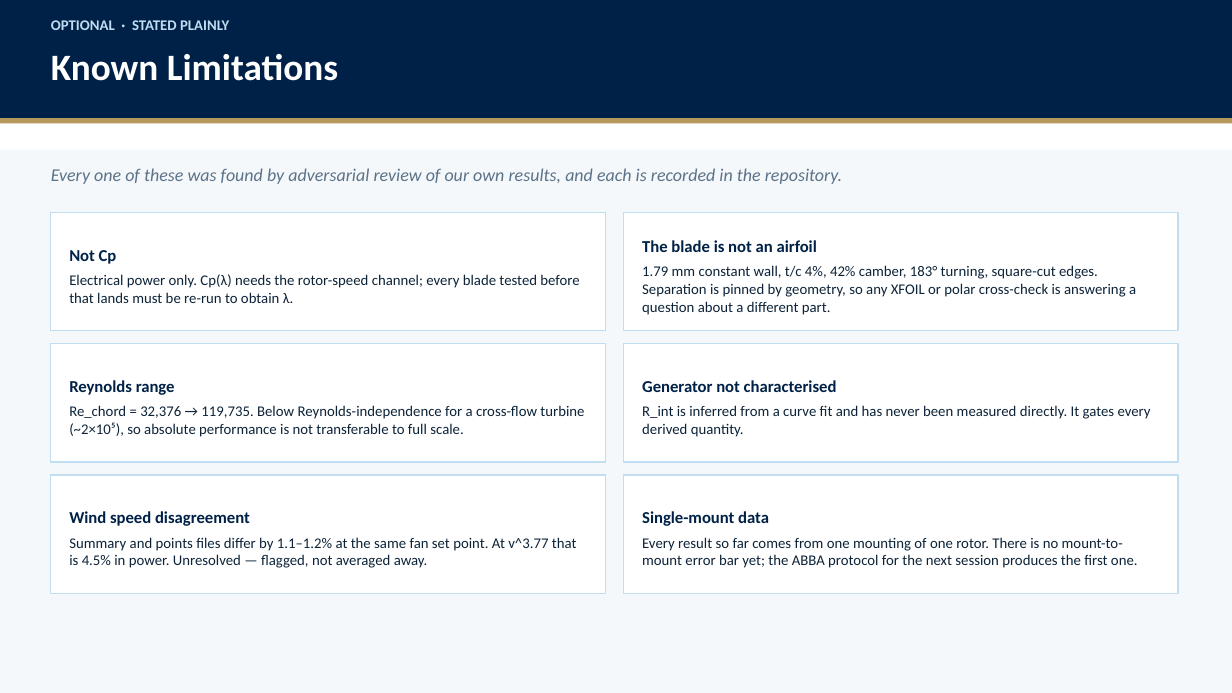
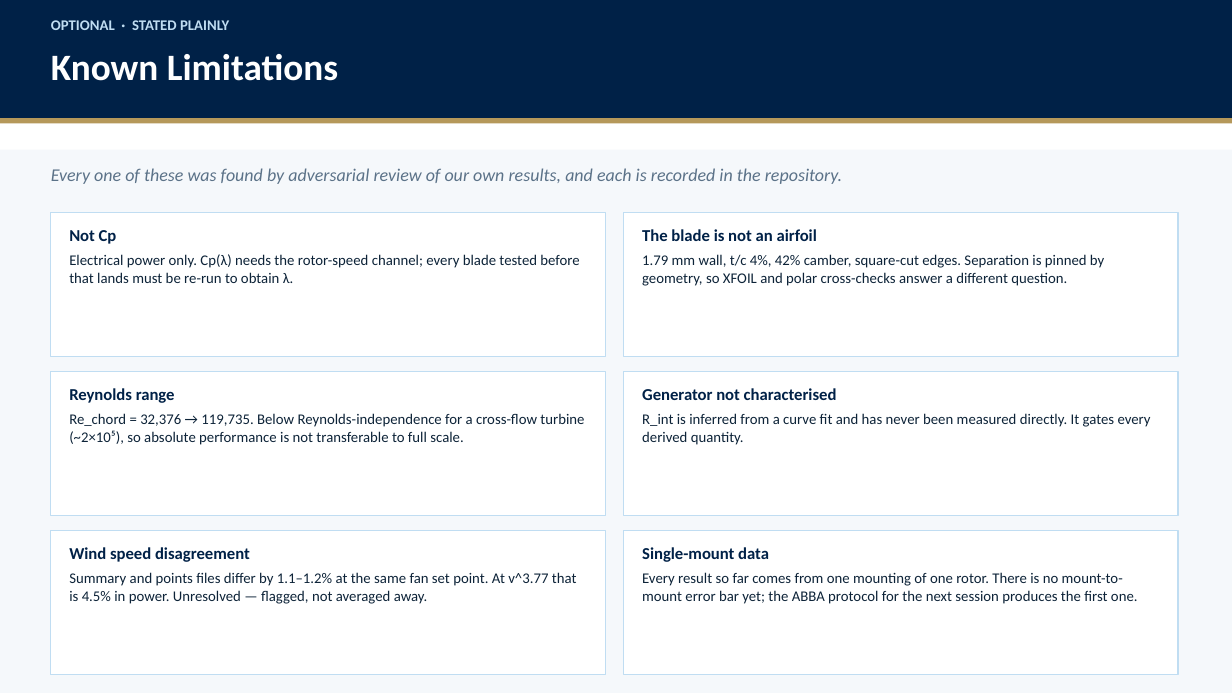
Before and after one commit to stephenseacuello/windtunnel-control, a slide deck: slide 7 of docs/slides/jeong_setup_and_results.pptx. Drawn at 1232x693 pixels with LibreOffice and Linux fonts; fonts in the diff are those of the drawing. Boxes give left, top, right and bottom in pixels: in the first picture for what was removed or moved away, otherwise in the second. Text is boxed around its words. In the diff, an @@ line names an element or a change of style, - is before the commit and + after.

```diff
--- a/docs/slides/jeong_setup_and_results.pptx
+++ b/docs/slides/jeong_setup_and_results.pptx
@@ rectangle "Not Cp": place and size @@
-rectangle "Not Cp" at (51, 213, 605, 331)
+rectangle "Not Cp" at (51, 213, 605, 357)
@@ vertical alignment middle to top in 6 elements at (51, 213, 605, 357), (51, 372, 605, 516), (624, 372, 1178, 516), (51, 531, 605, 675), (624, 531, 1178, 675), (624, 213, 1178, 357) @@
@@ rectangle "The blade is not an ...": place and size @@
-rectangle "The blade is not an ..." at (624, 213, 1178, 331)
+rectangle "The blade is not an ..." at (624, 213, 1178, 357)
@@ text in rectangle at (642, 254, 1104, 286): text changed @@
-1.79 mm constant wall, t/c 4%, 42% camber, 183° turning, square-cut edges. Separation is pinned by geometry, so any XFOIL or polar cross-check is answering a question about a different part.
+1.79 mm wall, t/c 4%, 42% camber, square-cut edges. Separation is pinned by geometry, so XFOIL and polar cross-checks answer a different question.
@@ rectangle "Reynolds range": place and size @@
-rectangle "Reynolds range" at (51, 344, 605, 462)
+rectangle "Reynolds range" at (51, 372, 605, 516)
@@ rectangle "Generator not characterised": place and size @@
-rectangle "Generator not characterised" at (624, 344, 1178, 462)
+rectangle "Generator not characterised" at (624, 372, 1178, 516)
@@ rectangle "Wind speed disagreement": place and size @@
-rectangle "Wind speed disagreement" at (51, 475, 605, 593)
+rectangle "Wind speed disagreement" at (51, 531, 605, 675)
@@ rectangle "Single-mount data": place and size @@
-rectangle "Single-mount data" at (624, 475, 1178, 593)
+rectangle "Single-mount data" at (624, 531, 1178, 675)
```
Also in this commit, not shown: 5 other slides changed, 2 other files.
